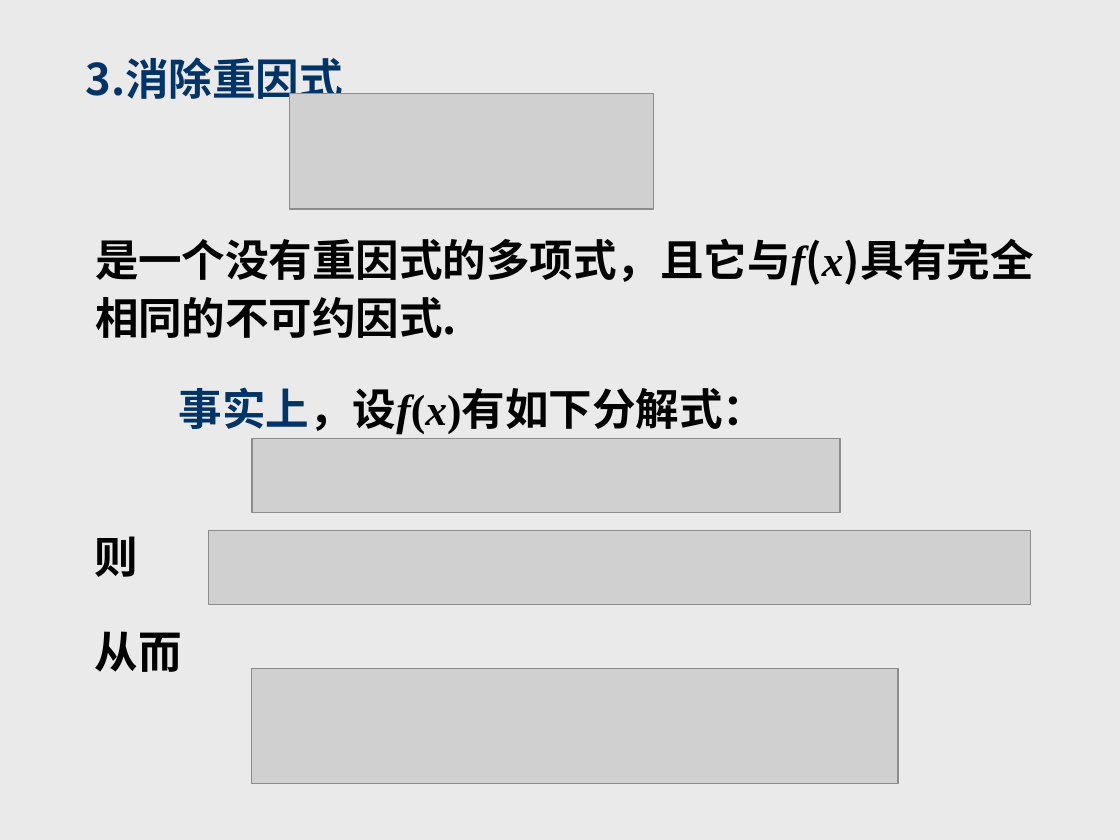
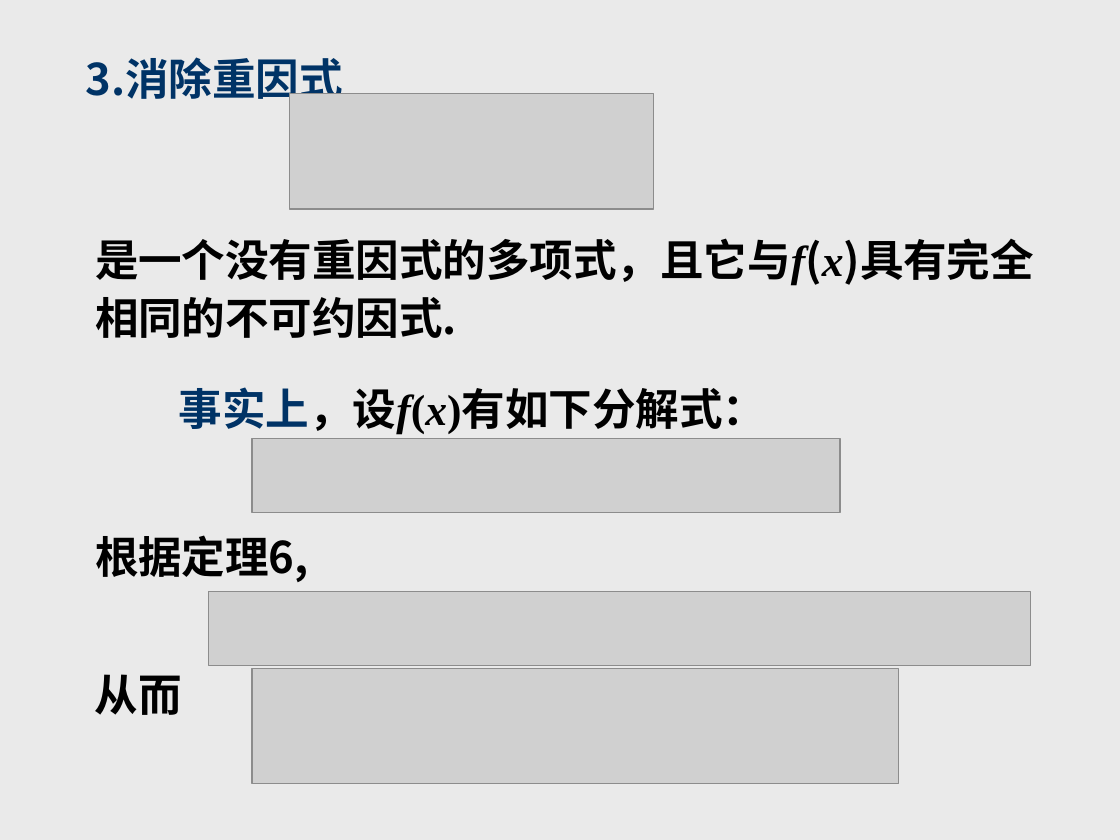
Before and after one commit to zhangbiaomath/zhangbiaomath.github.io, a slide deck: slide 73 of teaching/gaodai/课件/第1章-多项式.ppt. Drawn at 1120x840 pixels with LibreOffice and Linux fonts; fonts in the diff are those of the drawing; grey boxes stand for pictures. Boxes give left, top, right and bottom in pixels: in the first picture for what was removed or moved away, otherwise in the second. Text is boxed around its words. In the diff, an @@ line names an element or a change of style, - is before the commit and + after.

```diff
--- a/teaching/gaodai/课件/第1章-多项式.ppt
+++ b/teaching/gaodai/课件/第1章-多项式.ppt
@@ text removed at box(95, 536, 139, 577) @@
-则
@@ text added at box(95, 535, 309, 582), 28 pt, text #000000, bold @@
+根据定理6,
@@ picture: place and size @@
-picture at box(208, 531, 1030, 605)
+picture at box(208, 591, 1030, 665)
@@ text "从而": place and size @@
-text "从而" at box(95, 631, 182, 672)
+text "从而" at box(95, 674, 182, 715)
```
Also in this commit, not shown: 14 other slides changed, 4 other files.
